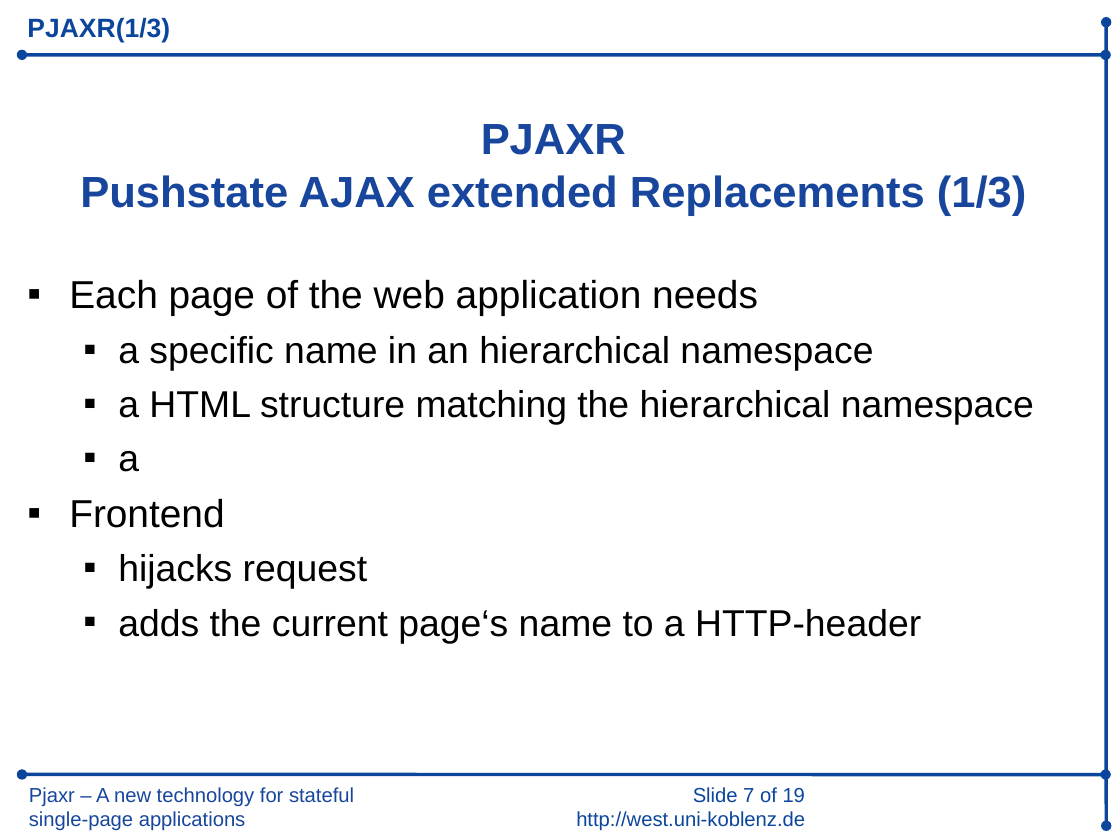
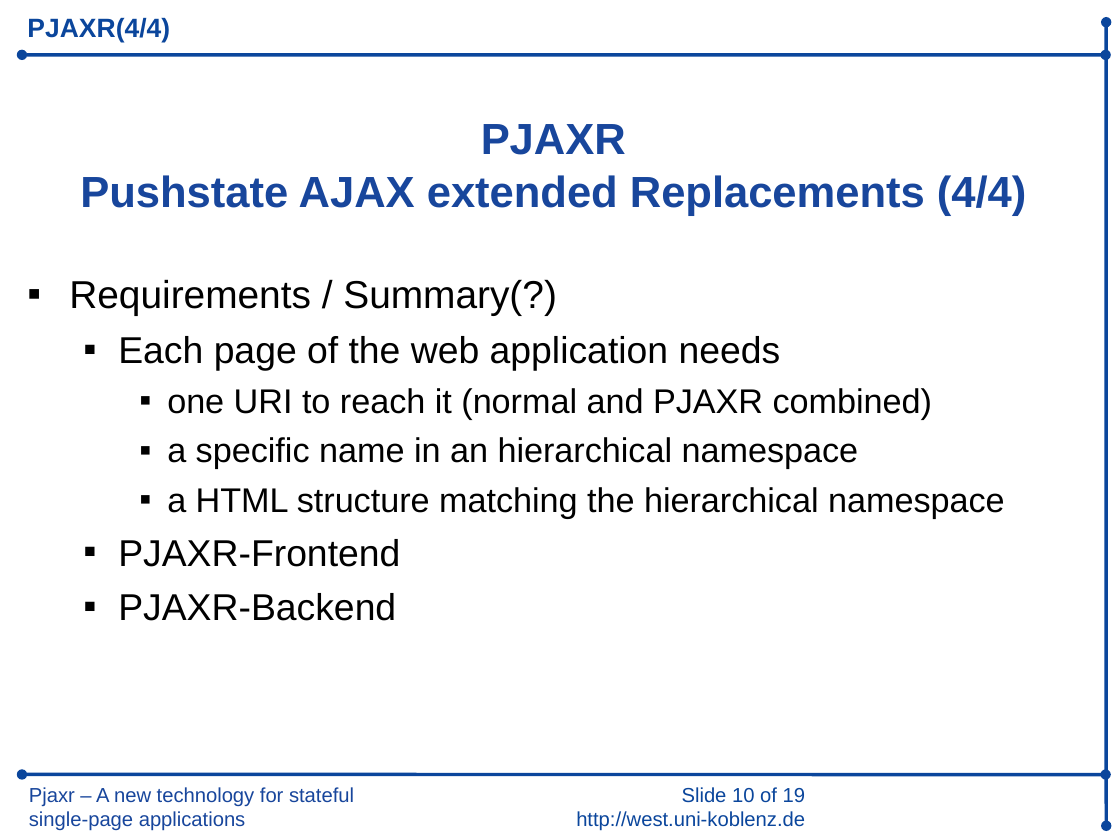
Before and after one commit to iekadou/bachelor-thesis, a slide deck: slide 10 of colloquium/colloquium.ppt (slide 7 before the commit). Drawn at 1120x840 pixels with LibreOffice and Linux fonts; fonts in the diff are those of the drawing; background and template pictures are left out. Boxes give left, top, right and bottom in pixels: in the first picture for what was removed or moved away, otherwise in the second. Text is boxed around its words. In the diff, an @@ line names an element or a change of style, - is before the commit and + after.

```diff
--- a/colloquium/colloquium.ppt
+++ b/colloquium/colloquium.ppt
@@ title at (27,17,170,43): text changed @@
-PJAXR(1/3)
+PJAXR(4/4)
@@ text at (80,175,1026,216): text changed @@
-Pushstate AJAX extended Replacements (1/3)
+Pushstate AJAX extended Replacements (4/4)
@@ text at (69,279,557,315): paragraph added @@
+▪ Requirements / Summary(?)
@@ text at (118,336,1005,519): size 25 to 24 pt in "Each page of the web application needs"; size 24 to 22 pt in "a specific name in an hierarchical namespace", "a HTML structure matching the hierarchical namespace"; list level 1 to 2 in "Each page of the web ..."; list level 2 to 3 in "a specific name in an ..."; list level 2 to 3 in "a HTML structure matching the ..." @@
@@ text at (167,388,932,419): paragraph added @@
+    ▪ one URI to reach it (normal and PJAXR combined)
@@ text at (118,539,400,621): text changed @@
-  ▪ a
-▪ Frontend
-  ▪ hijacks request
-  ▪ adds the current page‘s name to a HTTP-header
+  ▪ PJAXR-Frontend
+  ▪ PJAXR-Backend
@@ text at (576,787,805,831): text changed @@
-Slide 7 of 19
-http://west.uni-koblenz.de
+Slide 10 of 19
+http://west.uni-koblenz.de
```
Also in this commit, not shown: 13 other slides changed, 3 slides added, 1 slide removed, 2 other files.
